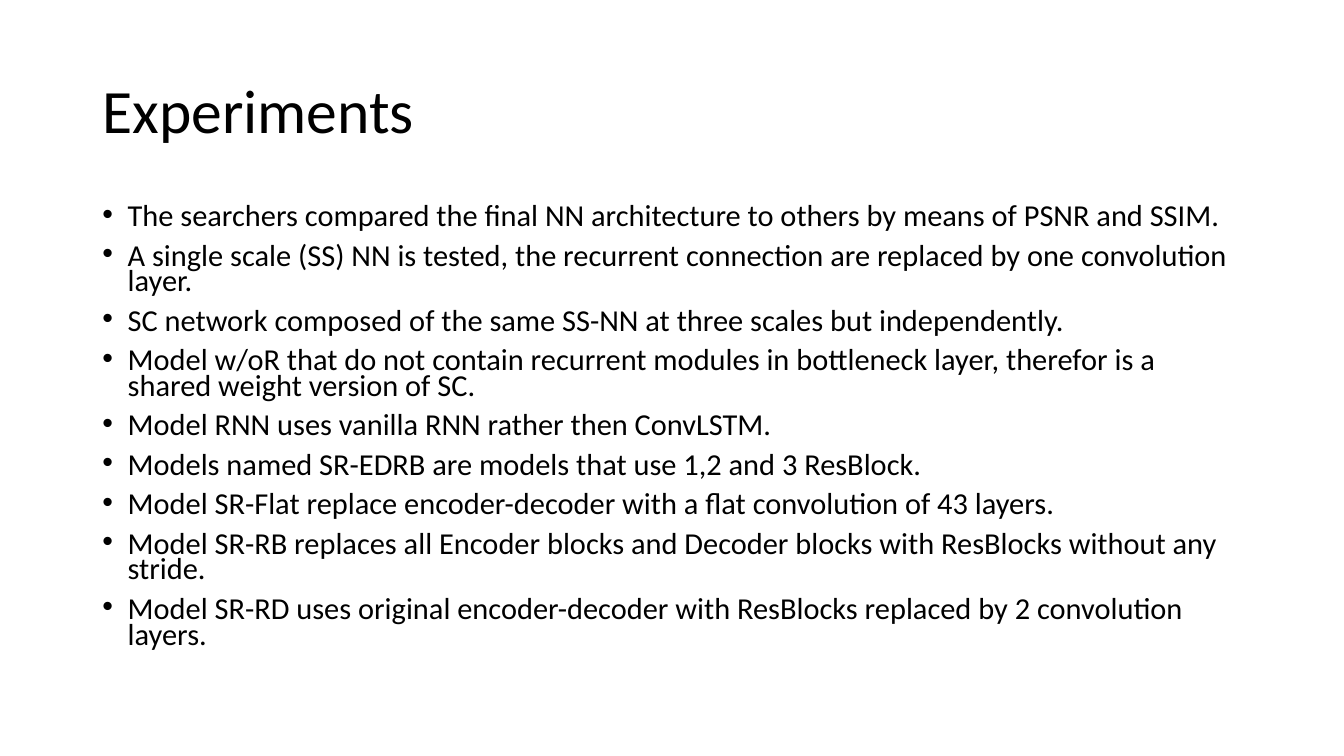
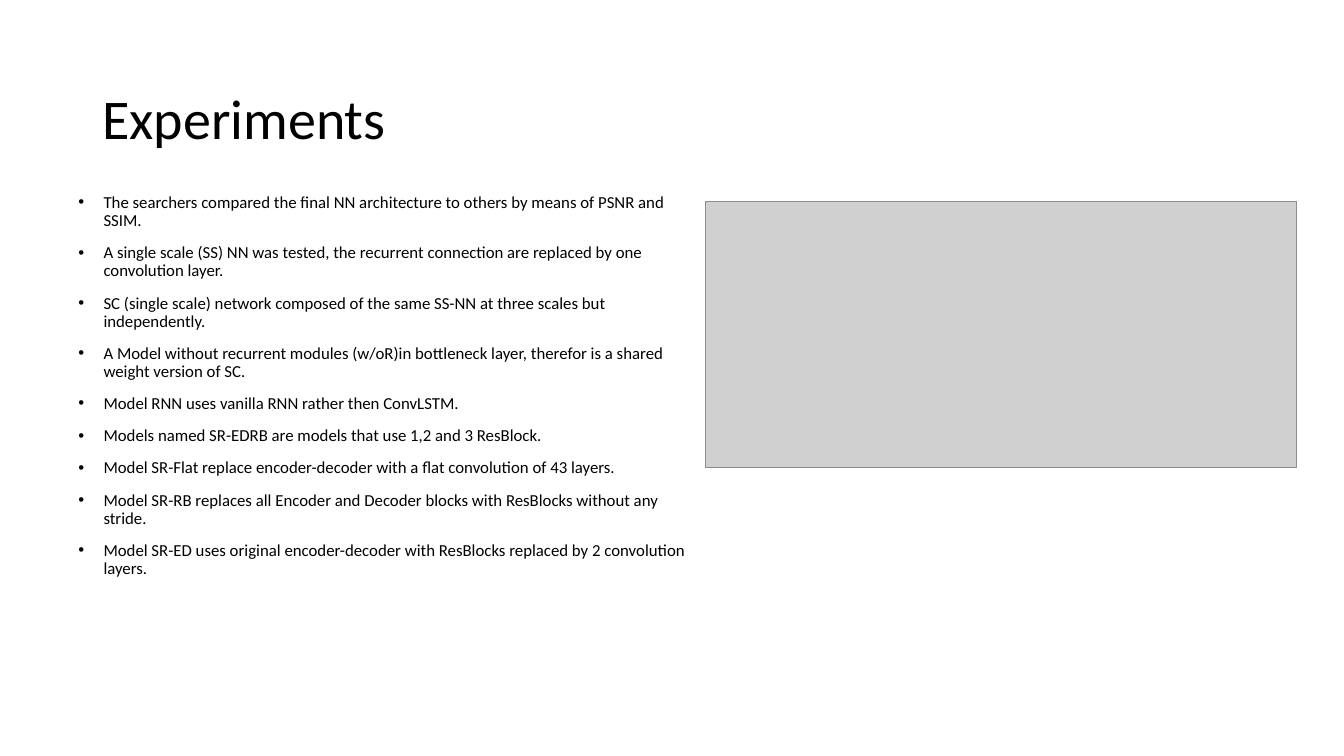
Before and after one commit to Tomlevron/Digital-image-processing, a slide deck: slide 23 of Slideshow/Scale-recurrent network for deblurring.pptx (slide 22 before the commit). Drawn at 1344x756 pixels with LibreOffice and Linux fonts; fonts in the diff are those of the drawing; grey boxes stand for pictures. Boxes give left, top, right and bottom in pixels: in the first picture for what was removed or moved away, otherwise in the second. Text is boxed around its words. In the diff, an @@ line names an element or a change of style, - is before the commit and + after.

```diff
--- a/Slideshow/Scale-recurrent network for deblurring.pptx
+++ b/Slideshow/Scale-recurrent network for deblurring.pptx
@@ title "Experiments": place and size @@
-title "Experiments" at box(102, 90, 414, 143)
+title "Experiments" at box(102, 100, 385, 148)
@@ title "Experiments" at box(102, 100, 385, 148): size 44 to 40 pt; vertical alignment middle to bottom @@
@@ text "The searchers compared the final ...": place and size @@
-text "The searchers compared the final ..." at box(128, 205, 1226, 650)
+text "The searchers compared the final ..." at box(104, 196, 684, 577)
@@ text at box(104, 196, 664, 476): size 21.7 to 12 pt in "The searchers compared the final NN architecture ...", "Model RNN uses vanilla RNN rather then ...", "Models named SR-EDRB are models that use ...", "Model SR-Flat replace encoder-decoder with a flat ..."; line spacing 0.7 to 0.9 @@
@@ picture added at box(706, 202, 1298, 468) @@
@@ text at box(104, 246, 663, 380): text changed; size 21.7 to 12 pt @@
-• A single scale (SS) NN is tested, the recurrent connection are replaced by one convolution layer.
-• SC network composed of the same SS-NN at three scales but independently.
-• Model w/oR that do not contain recurrent modules in bottleneck layer, therefor is a shared weight version of SC.
+• A single scale (SS) NN was tested, the recurrent connection are replaced by one convolution layer.
+• SC (single scale) network composed of the same SS-NN at three scales but independently.
+• A Model without recurrent modules (w/oR)in bottleneck layer, therefor is a shared weight version of SC.
@@ text at box(104, 494, 684, 577): text changed; size 21.7 to 12 pt @@
-• Model SR-RB replaces all Encoder blocks and Decoder blocks with ResBlocks without any stride.
-• Model SR-RD uses original encoder-decoder with ResBlocks replaced by 2 convolution layers.
+• Model SR-RB replaces all Encoder and Decoder blocks with ResBlocks without any stride.
+• Model SR-ED uses original encoder-decoder with ResBlocks replaced by 2 convolution layers.
```
Also in this commit, not shown: 6 other slides changed.
